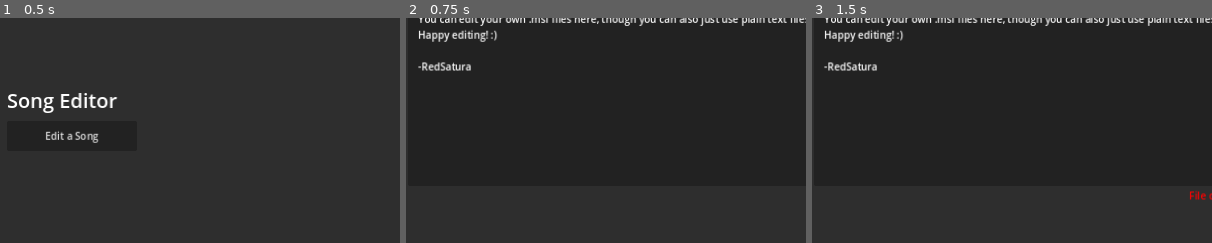
Above: before the commit, frames 1-3 (left to right).
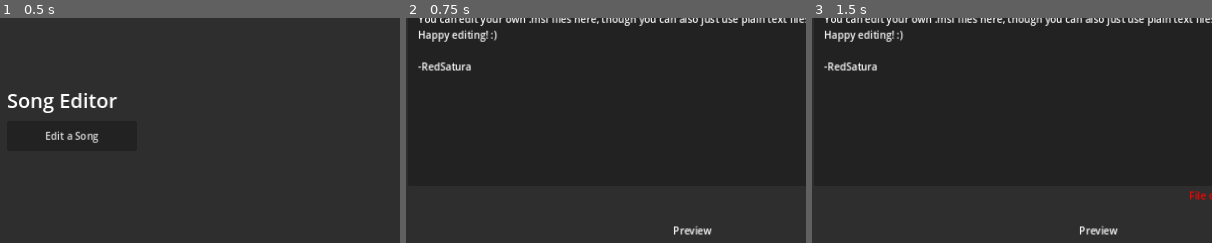
Above: after the commit, the same moments.

Repository: RedSatura/rhythm-game-3
Game: Godot game, scene res://scenes/title/title_screen.tscn
Two runs of this game, one before a commit and one after it. Both use one fixed random seed, a clock stepped at 60 frames per second and the inputs below.
Inputs:
- Up to frame 1 (0.5 s): no input
- Up to frame 2 (0.75 s): click "Edit a Song" at 0.5 s
- Up to frame 3 (1.5 s): click "Play" at 1.25 s
The pictures show only the part of the screen within x 40-90%, y 23-73%; the shares and areas given below are measured in that part.

Frame 1 is identical in both runs. In frame 2, 0.2% of the frame differs, in the area x 67-77%, y 92-97%; in frame 3, 0.2%.

Commit message:
fix bug related to line highlighting

Diff:
--- a/scenes/editor/song_editor.gd
+++ b/scenes/editor/song_editor.gd
@@ -3,19 +3,23 @@
 @onready var code_edit = $CodeEdit
 @onready var file_dialog = $FileDialog
 @onready var song_validator = $SongValidator
+@onready var song_manager = $SongManager
 
 @onready var open_button = $Open
 @onready var save_button = $Save
 @onready var play_button = $Play
 
-
 @onready var currently_opened = $CurrentlyOpened
 @onready var status_label = $StatusLabel
+
+@onready var song_manager_viewport = $SongManagerViewport
 
 var file = null
 var file_path = ""
 
 var highlights_cleared = false #used only when text is changed once. does not do anything else.
+
+var current_line_in_file = 0
 
 enum PlayButtonStatus {
 	IDLE,
@@ -29,7 +33,8 @@
 	SignalHandler.connect("send_message", Callable(self, "message_received"))
 	SignalHandler.connect("update_editor_line_color", Callable(self, "update_editor_line_color"))
 	SignalHandler.connect("song_validated", Callable(self, "process_song_validation"))
-	SignalHandler.connect("song_saved", Callable(self, "process_song_saving"))
+	SignalHandler.connect("beat_occured", Callable(self, "process_beat"))
+	song_manager_viewport.visible = false
 
 func _on_open_pressed():
 	file_dialog.popup()
@@ -70,16 +75,18 @@
 func error_received(message):
 	status_label.modulate = Color.RED
 	status_label.text = str(message)
+	song_manager_viewport.visible = false
 
 func message_received(message):
 	status_label.modulate = Color.WHITE
 	status_label.text = str(message)
 
 func _on_play_pressed(): #Validates and plays the file
+	current_line_in_file = 0
 	clear_highlights()
-	save_song()
 	match play_button_status:
 		PlayButtonStatus.IDLE:
+			save_song()
 			song_validator.validate_song(file_path)
 		PlayButtonStatus.PLAYING:
 			code_edit.editable = true
@@ -92,17 +99,23 @@
 
 func update_editor_line_color(line = 0, color = Color.SLATE_GRAY):
 	if line > 0:
-		if line < code_edit.get_line_count():
+		if line < code_edit.get_line_count(): #This removes the background for the previous line, then adds background to the current line
 			code_edit.set_line_background_color(line - 1, Color(0, 0, 0, 0))
 			code_edit.set_line_background_color(line, color)
 	else:
-		if line <= code_edit.get_line_count():
+		if line < code_edit.get_line_count():
 			code_edit.set_line_background_color(line, color)
 
 func process_song_validation():
 	code_edit.editable = false
 	play_button.text = "Stop"
 	play_button_status = PlayButtonStatus.PLAYING
+	SignalHandler.emit_signal("send_message", "Song validated, wait for a moment...")
+	song_manager_viewport.visible = true
+	song_manager_viewport.get_node("SubViewport").set_world_2d(get_world_2d())
+	current_line_in_file = song_validator.get_validator_lines_processed()
+	song_manager.get_node("SongStartTimer").start()
 
-func process_song_saving():
-	pass
+func process_beat(_pos):
+	update_editor_line_color(current_line_in_file, Color.SLATE_GRAY)
+	current_line_in_file += 1
--- a/scenes/editor/song_editor.tscn
+++ b/scenes/editor/song_editor.tscn
@@ -94,8 +94,6 @@
 theme_override_font_sizes/font_size = 12
 text = "Play"
 
-[node name="SubViewport" type="SubViewport" parent="."]
-
 [node name="Help" type="TabContainer" parent="."]
 offset_left = 520.0
 offset_top = 80.0
@@ -184,8 +182,35 @@
 
 [node name="SongManager" parent="." instance=ExtResource("2_cdhk3")]
 position = Vector2(1536, 0)
+auto_mode = true
+in_editor = true
 
 [node name="SongValidator" parent="." instance=ExtResource("3_28ch4")]
+
+[node name="Preview" type="Label" parent="."]
+offset_left = 944.0
+offset_top = 488.0
+offset_right = 1104.0
+offset_bottom = 519.0
+text = "Preview"
+vertical_alignment = 1
+
+[node name="SongManagerViewport" type="SubViewportContainer" parent="."]
+offset_left = 944.0
+offset_top = 520.0
+offset_right = 1264.0
+offset_bottom = 700.0
+
+[node name="SubViewport" type="SubViewport" parent="SongManagerViewport"]
+handle_input_locally = false
+snap_2d_transforms_to_pixel = true
+snap_2d_vertices_to_pixel = true
+size = Vector2i(320, 180)
+render_target_update_mode = 4
+
+[node name="Camera2D" type="Camera2D" parent="SongManagerViewport/SubViewport"]
+position = Vector2(2176, 360)
+zoom = Vector2(0.25, 0.25)
 
 [connection signal="text_changed" from="CodeEdit" to="." method="_on_code_edit_text_changed"]
 [connection signal="pressed" from="Open" to="." method="_on_open_pressed"]
--- a/scenes/note_lane/grouped_note_lanes.gd
+++ b/scenes/note_lane/grouped_note_lanes.gd
@@ -35,3 +35,9 @@
 			note_lane_4.disable_lane(duration)
 		_:
 			pass
+
+func set_note_lane_auto_mode(status = false):
+	note_lane_1.auto_mode = status
+	note_lane_2.auto_mode = status
+	note_lane_3.auto_mode = status
+	note_lane_4.auto_mode = status
--- a/scenes/note_lane/note_lane.gd
+++ b/scenes/note_lane/note_lane.gd
@@ -1,6 +1,7 @@
 extends Node2D
 
 @export var lane_position = "LEFT"
+@export var auto_mode = false
 
 @onready var note_spawn_position = $NoteSpawnPosition
 @onready var note_cooldown_timer = $NoteCooldownTimer
@@ -36,7 +37,7 @@
 	spawn_note()
 
 func _unhandled_input(_event):
-	if lane_state == LaneState.ACTIVE:
+	if lane_state == LaneState.ACTIVE && !auto_mode:
 		match lane_position:
 			"LEFT":
 				if Input.is_action_just_pressed("lane_left"):
@@ -62,6 +63,12 @@
 
 func _on_note_detector_area_entered(area):
 	current_note = area
+	if auto_mode:
+		if current_note != null:
+			if "note_damage" in current_note:
+				SignalHandler.emit_signal("note_hit", current_note.note_damage)
+			current_note.queue_free()
+			current_note = null
 
 func _on_note_detector_area_exited(_area):
 	current_note = null
--- a/scenes/song_manager/song_manager.gd
+++ b/scenes/song_manager/song_manager.gd
@@ -4,6 +4,7 @@
 
 @export_file var file_path = ""
 @export var auto_mode = false
+@export var in_editor = false
 
 var file = ""
 var line_content = ""
@@ -13,26 +14,27 @@
 @onready var conductor = $Conductor
 @onready var note_lanes = $NoteLanes
 
+@onready var song_start_timer = $SongStartTimer
+
 var disabled = false
 
 func _ready():
 	SignalHandler.connect("beat_occured", Callable(self, "get_next_commands"))
-
-func open_song_file(path):
-	file = FileAccess.open(path, FileAccess.READ)
-	line_content = ""
-	while line_content != "SONG_START":
-		line_content = file.get_line()
+	note_lanes.set_note_lane_auto_mode(auto_mode)
 
 func start_song():
+	setup_file()
 	conductor.stream = AudioStreamOggVorbis.load_from_file(GlobalData.song_info["audio_src"])
 	conductor.bpm = GlobalData.song_info["bpm"]
 	conductor.beat_mode = GlobalData.song_info["beat_mode"]
 	conductor.beats_in_measure = GlobalData.song_info["beats_in_measure"]
 	conductor.starting_beat_in_measure = GlobalData.song_info["starting_beat_in_measure"]
-	open_song_file(GlobalData.song_path)
-	if !disabled:
+	if !disabled && conductor.stream:
 		conductor.play_song()
+		SignalHandler.emit_signal("send_message", "Playing!")
+
+func setup_file():
+	file = FileAccess.open(GlobalData.song_path, FileAccess.READ)
 
 func end_song():
 	var tween = get_tree().create_tween()
@@ -41,7 +43,8 @@
 
 func stop_song():
 	conductor.stop()
-	get_tree().change_scene_to_file("res://scenes/title/title_screen.tscn")
+	if !in_editor:
+		get_tree().change_scene_to_file("res://scenes/title/title_screen.tscn")
 
 func get_next_commands(_beat_pos):
 	line_content = file.get_line().strip_edges()
@@ -105,3 +108,6 @@
 					SignalHandler.emit_signal("send_error", "Unrecognized command type.")
 	else:
 		pass
+
+func _on_song_start_timer_timeout():
+	start_song()
--- a/scenes/song_manager/song_manager.tscn
+++ b/scenes/song_manager/song_manager.tscn
@@ -28,3 +28,8 @@
 [node name="NoteLane4" parent="NoteLanes" instance=ExtResource("5_bwjw3")]
 position = Vector2(1216, 640)
 lane_position = "RIGHT"
+
+[node name="SongStartTimer" type="Timer" parent="."]
+one_shot = true
+
+[connection signal="timeout" from="SongStartTimer" to="." method="_on_song_start_timer_timeout"]
--- a/scenes/song_validator/song_validator.gd
+++ b/scenes/song_validator/song_validator.gd
@@ -22,6 +22,8 @@
 var song_info = {}
 
 var current_line_in_file = 0
+
+var audio_src_valid = false
 
 func _ready():
 	SignalHandler.connect("send_song_to_validator", Callable(self, "validate_song"))
@@ -68,6 +70,8 @@
 		if !start_command_found:
 			SignalHandler.emit_signal("send_error", "Song starting command not found before 20 lines.")
 			return
+		if !audio_src_valid:
+			SignalHandler.emit_signal("send_error", "Invalid audio path!")
 		else:
 			validate_song_body(file)
 	else:
@@ -97,8 +101,10 @@
 				var audio_path = file_path.get_base_dir() + "/" + result
 				if FileAccess.file_exists(audio_path):
 					song_info["audio_src"] = audio_path
-				else:
+					audio_src_valid = true
+				else: #why does this not work for some reason
 					SignalHandler.emit_signal("send_error", "Invalid audio path!")
+					audio_src_valid = false
 					return
 			#Song-related types:
 			"BPM":
@@ -142,7 +148,10 @@
 	else:
 		GlobalData.song_info = song_info
 		SignalHandler.emit_signal("song_validated")
-		SignalHandler.emit_signal("send_message", "Successfully validated!")
+		#SignalHandler.emit_signal("send_message", "Successfully validated!")
 		return
 		#The song information will be stored in the global script global_data.
 		#Get the song info from there.
+
+func get_validator_lines_processed():
+	return current_line_in_file
--- a/scenes/stage/stage.gd
+++ b/scenes/stage/stage.gd
@@ -10,9 +10,6 @@
 func _on_button_pressed():
 	get_tree().change_scene_to_file("res://scenes/title/title_screen.tscn")
 
-func _on_song_start_timer_timeout():
-	song_manager.start_song()
-
 func _on_pause_button_pressed():
 	if get_tree().paused:
 		get_tree().paused = false
--- a/scenes/stage/stage.tscn
+++ b/scenes/stage/stage.tscn
@@ -55,11 +55,6 @@
 offset_right = 1264.0
 offset_bottom = 96.0
 
-[node name="SongStartTimer" type="Timer" parent="."]
-wait_time = 3.0
-one_shot = true
-autostart = true
-
 [node name="PauseButton" type="Button" parent="."]
 process_mode = 3
 offset_left = 16.0
@@ -69,5 +64,4 @@
 text = "||"
 
 [connection signal="pressed" from="Button" to="." method="_on_button_pressed"]
-[connection signal="timeout" from="SongStartTimer" to="." method="_on_song_start_timer_timeout"]
 [connection signal="pressed" from="PauseButton" to="." method="_on_pause_button_pressed"]
